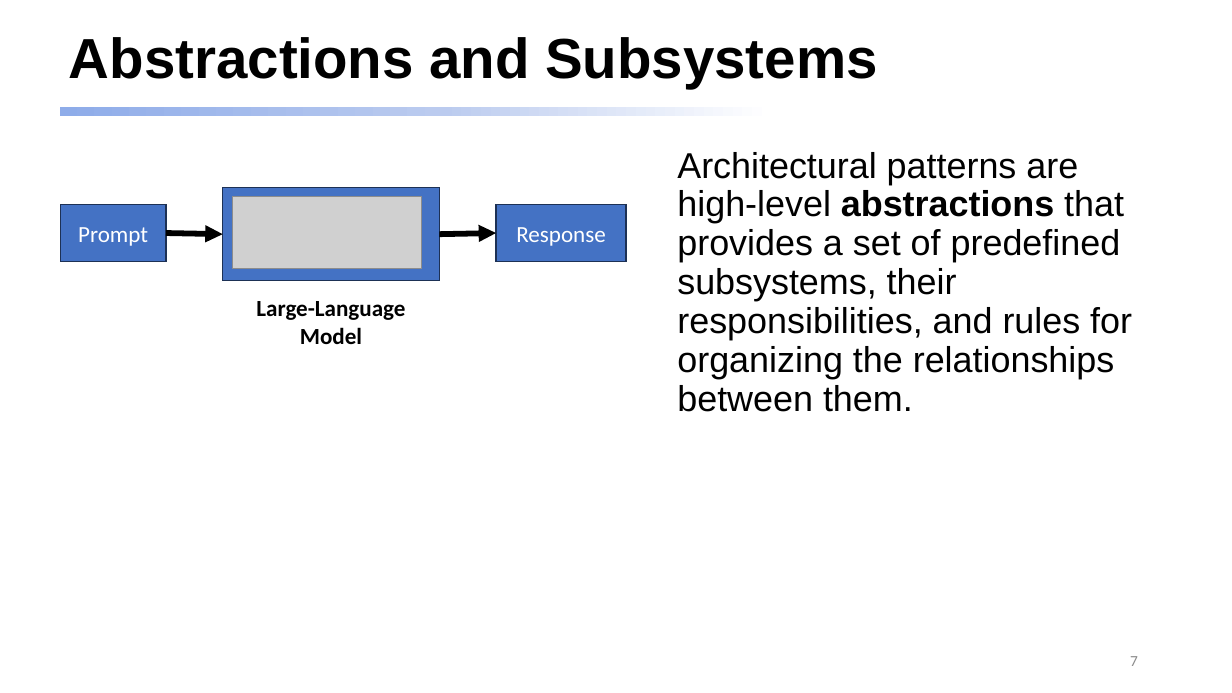
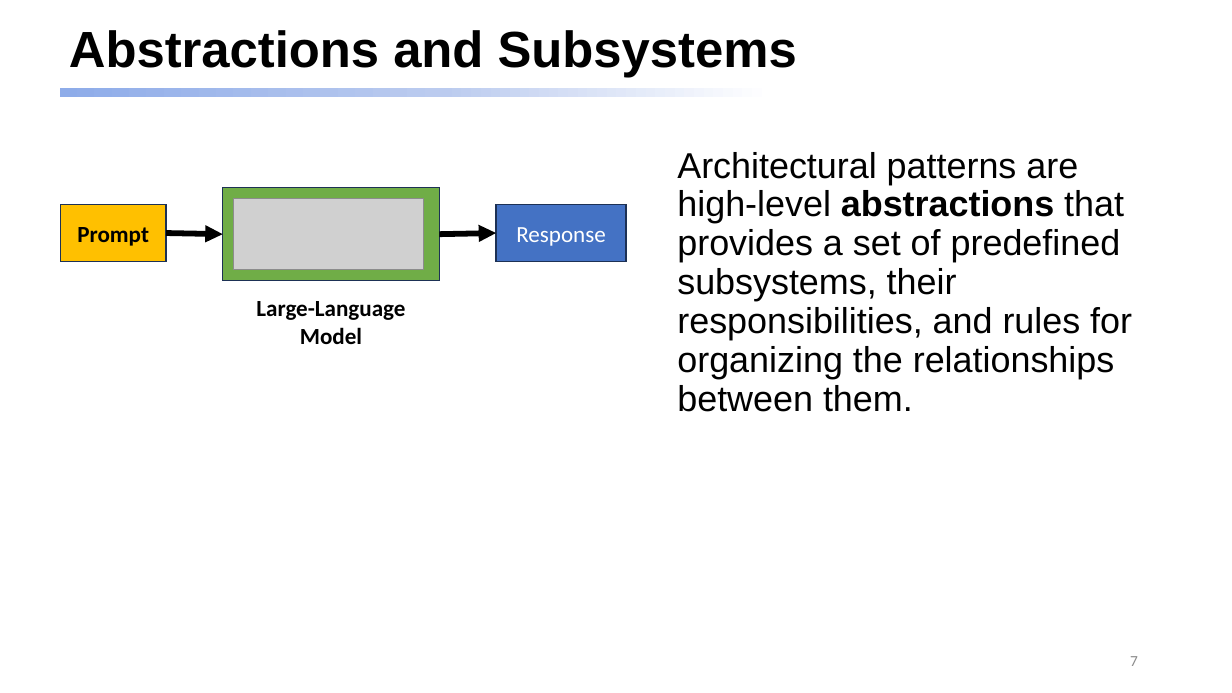
Before and after one commit to dmccreary/genai-arch-patterns, a slide deck: slide 7 of slides/One-Hour-Talk.pptx. Drawn at 1232x693 pixels with LibreOffice and Linux fonts; fonts in the diff are those of the drawing; grey boxes stand for pictures. Boxes give left, top, right and bottom in pixels: in the first picture for what was removed or moved away, otherwise in the second. Text is boxed around its words. In the diff, an @@ line names an element or a change of style, - is before the commit and + after.

```diff
--- a/slides/One-Hour-Talk.pptx
+++ b/slides/One-Hour-Talk.pptx
@@ title "Abstractions and Subsystems" at box(69, 30, 797, 77): size 44 to 39.6 pt @@
@@ rectangle: place and size @@
-rectangle at box(59, 107, 1122, 116)
+rectangle at box(59, 88, 1122, 97)
@@ rectangle "Prompt" at box(60, 204, 165, 262): text colour #FFFFFF to #000000, bold on; fill #4472C4 to #FFC000 @@
@@ rectangle at box(223, 188, 440, 281): fill #4472C4 to #70AD47 @@
```
Also in this commit, not shown: 12 other slides changed, 16 slides added.
